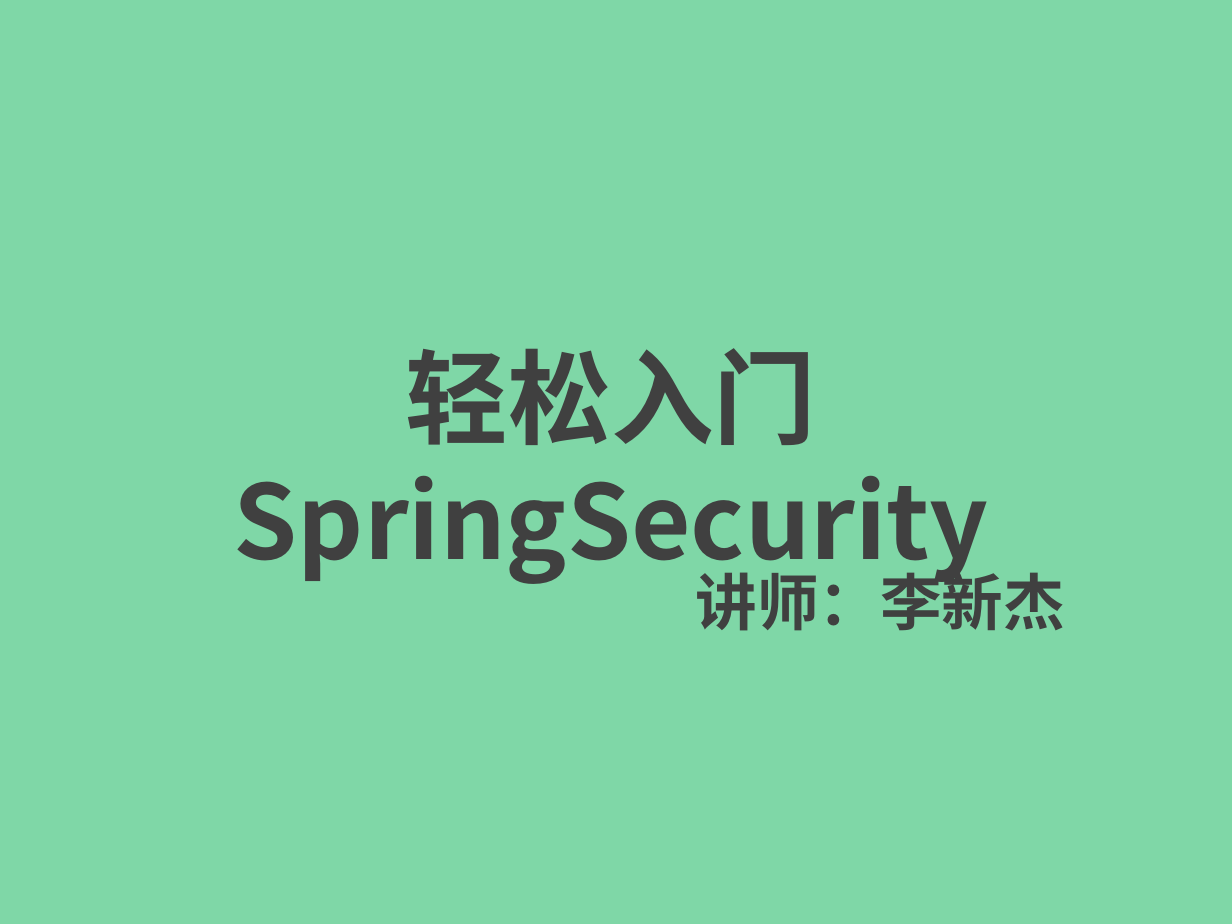
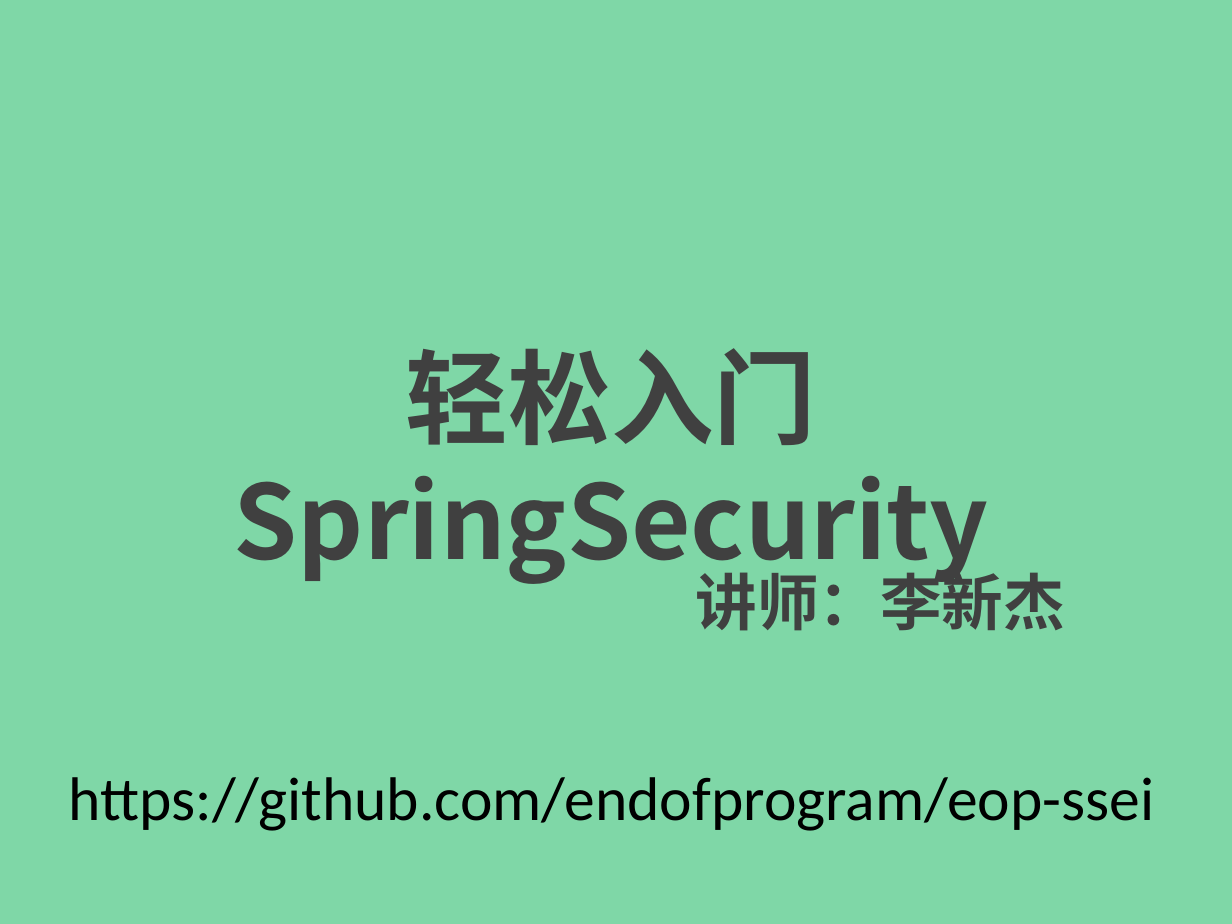
Before and after one commit to endofprogram/eop-ssei, a slide deck: slide 1 of ppt/spring-security-easy-in-01.pptx. Drawn at 1232x924 pixels with LibreOffice and Linux fonts; fonts in the diff are those of the drawing. Boxes give left, top, right and bottom in pixels: in the first picture for what was removed or moved away, otherwise in the second. Text is boxed around its words. In the diff, an @@ line names an element or a change of style, - is before the commit and + after.

Commit message:
update

```diff
--- a/ppt/spring-security-easy-in-01.pptx
+++ b/ppt/spring-security-easy-in-01.pptx
@@ text added at (x1=69, y1=777, x2=1155, y2=831), 36 pt, text #000000 @@
+https://github.com/endofprogram/eop-ssei
```
